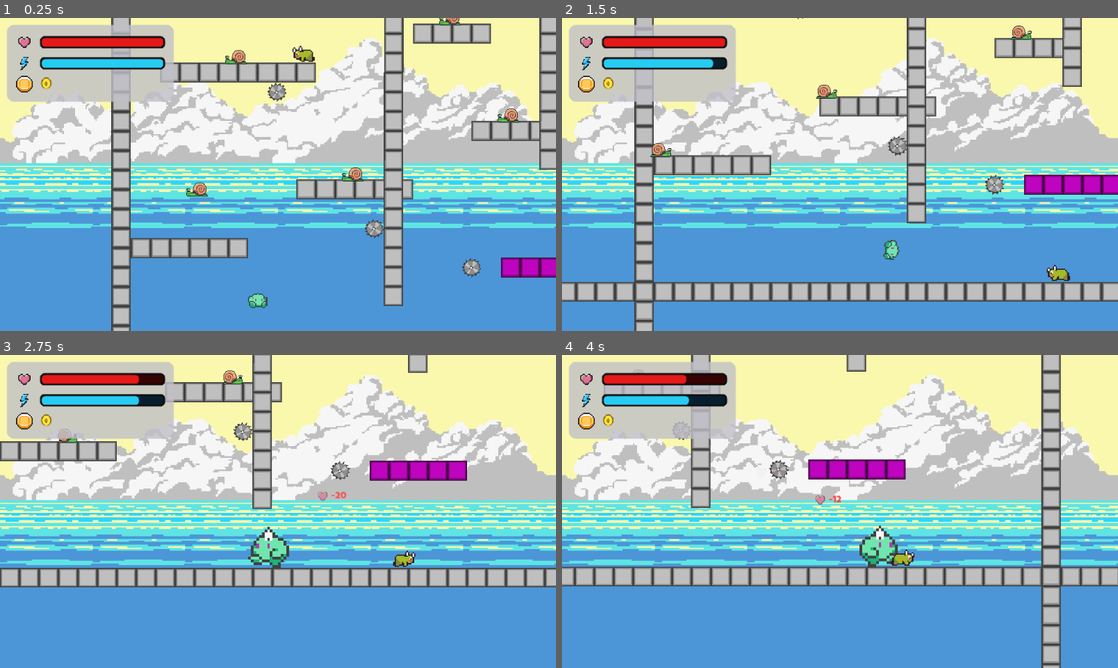
Above: before the commit, frames 1-4 (two rows, left to right).
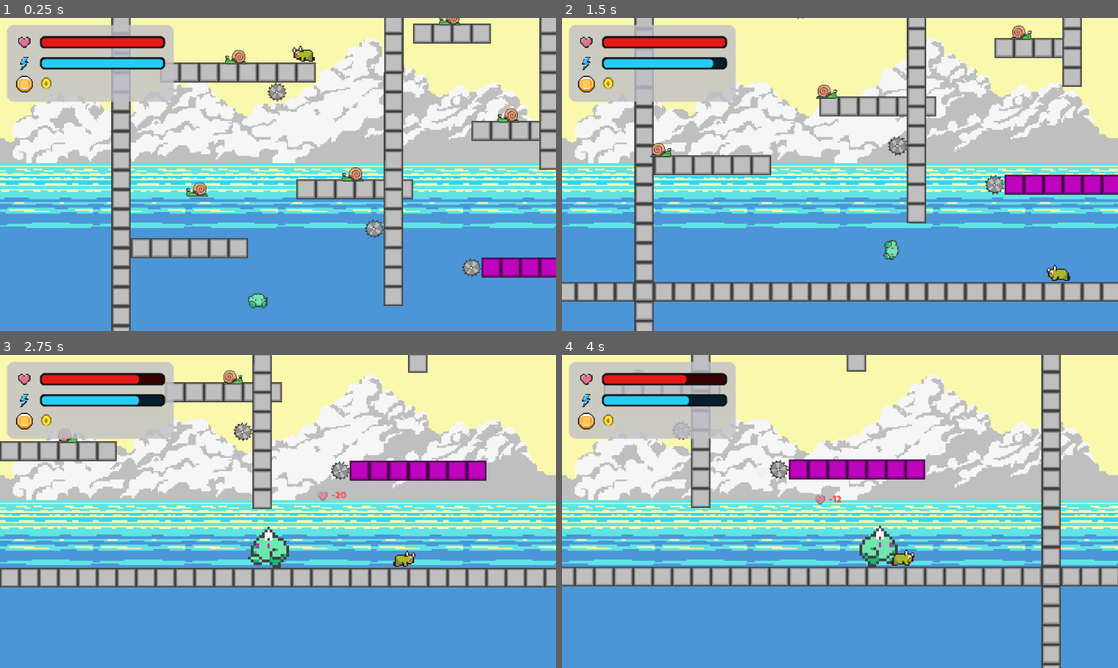
Above: after the commit, the same moments.

Repository: gavalanche87/puffle
Game: Godot game, scene res://scenes/VerticalTestScene.tscn
The game is run twice, just before and just after one commit, with the same random seed, the same clock (stepped at 60 frames per second) and the same inputs.
Inputs:
- Up to frame 1 (0.25 s): no input
- Up to frame 2 (1.5 s): tap Enter (ui_accept) at 0.5, 0.77 s; hold Right (ui_right) from 0.53 s (still down); tap Z (toggle_mode) at 0.6, 1.35 s
- Up to frame 3 (2.75 s): tap Enter (ui_accept) at 1.52 s; release Right (ui_right) at 2.03 s; hold Left (ui_left) from 2.03 s (still down); tap Z (toggle_mode) at 2.1 s
- Up to frame 4 (4 s): release Left (ui_left) at 2.78 s; hold Right (ui_right) from 2.78 s (still down); tap Z (toggle_mode) at 2.85, 3.6 s; tap Enter (ui_accept) at 3.02, 3.77 s

The runs differ from the first frame. In frame 1, 0.2% of the frame differs, in the area x 86-91%, y 76-84%; in frame 2, 0.2%; in frame 3, 0.5%, in the area x 62-88%, y 33-41%; in frame 4, 0.5%.

Commit message:
Update project config and vertical test scene

Diff:
--- a/project.godot
+++ b/project.godot
@@ -25,6 +25,10 @@
 window/size/window_width=640
 window/size/window_height=360
 
+[editor]
+
+movie_writer/movie_file="/Users/gavincampbell/Desktop/Godot/puffle/movie.avi"
+
 [physics]
 
 3d/physics_engine="Jolt Physics"
@@ -32,7 +36,7 @@
 [rendering]
 
 textures/canvas_textures/default_texture_filter=0
+rendering_device/driver.windows="d3d12"
+renderer/rendering_method="mobile"
 2d/snap/snap_2d_transforms_to_pixel=true
 2d/snap/snap_2d_vertices_to_pixel=true
-rendering_device/driver.windows="d3d12"
-renderer/rendering_method="mobile"
--- a/scenes/VerticalTestScene.tscn
+++ b/scenes/VerticalTestScene.tscn
@@ -67,11 +67,9 @@
 
 [node name="DestroyablePlatformA" parent="World/Platforms" unique_id=173608242 instance=ExtResource("destroyable_platform_scene")]
 position = Vector2(192, 160)
-length_tiles = 4
 
 [node name="DestroyablePlatformB" parent="World/Platforms" unique_id=1129467499 instance=ExtResource("destroyable_platform_scene")]
 position = Vector2(192, 608)
-length_tiles = 5
 
 [node name="PlatformF" parent="World/Platforms" unique_id=635516944 instance=ExtResource("platform_scene")]
 position = Vector2(-224, 128)
@@ -79,109 +77,109 @@
 
 [node name="PlatformG" parent="World/Platforms" unique_id=243383558 instance=ExtResource("platform_scene")]
 position = Vector2(128, 32)
-length_tiles = 6
+length_tiles = 4
 
 [node name="PlatformH" parent="World/Platforms" unique_id=1260171501 instance=ExtResource("platform_scene")]
-position = Vector2(-64, -64)
+position = Vector2(-64, -96)
 length_tiles = 8
 
 [node name="PlatformI" parent="World/Platforms" unique_id=1177325464 instance=ExtResource("platform_scene")]
 position = Vector2(224, -128)
 length_tiles = 3
 
-[node name="PlatformJ" parent="World/Platforms" instance=ExtResource("platform_scene")]
+[node name="PlatformJ" parent="World/Platforms" unique_id=1734530166 instance=ExtResource("platform_scene")]
 position = Vector2(-320, -256)
 length_tiles = 6
 
-[node name="PlatformK" parent="World/Platforms" instance=ExtResource("platform_scene")]
+[node name="PlatformK" parent="World/Platforms" unique_id=123274068 instance=ExtResource("platform_scene")]
 position = Vector2(32, -448)
 length_tiles = 4
 
-[node name="DestroyablePlatformC" parent="World/Platforms" instance=ExtResource("destroyable_platform_scene")]
+[node name="DestroyablePlatformC" parent="World/Platforms" unique_id=1153649272 instance=ExtResource("destroyable_platform_scene")]
 position = Vector2(192, -640)
 length_tiles = 4
 
-[node name="PlatformL" parent="World/Platforms" instance=ExtResource("platform_scene")]
+[node name="PlatformL" parent="World/Platforms" unique_id=698481026 instance=ExtResource("platform_scene")]
 position = Vector2(-224, -832)
 length_tiles = 5
 
-[node name="PlatformM" parent="World/Platforms" instance=ExtResource("platform_scene")]
+[node name="PlatformM" parent="World/Platforms" unique_id=1329339566 instance=ExtResource("platform_scene")]
 position = Vector2(160, -1024)
 length_tiles = 4
 
-[node name="DestroyablePlatformD" parent="World/Platforms" instance=ExtResource("destroyable_platform_scene")]
+[node name="DestroyablePlatformD" parent="World/Platforms" unique_id=248788960 instance=ExtResource("destroyable_platform_scene")]
 position = Vector2(-416, -1216)
 length_tiles = 6
 
-[node name="PlatformN" parent="World/Platforms" instance=ExtResource("platform_scene")]
+[node name="PlatformN" parent="World/Platforms" unique_id=569324829 instance=ExtResource("platform_scene")]
 position = Vector2(224, -1408)
 length_tiles = 4
 
-[node name="DestroyablePlatformE" parent="World/Platforms" instance=ExtResource("destroyable_platform_scene")]
+[node name="DestroyablePlatformE" parent="World/Platforms" unique_id=1616698182 instance=ExtResource("destroyable_platform_scene")]
 position = Vector2(-64, -1600)
 length_tiles = 5
 
-[node name="PlatformO" parent="World/Platforms" instance=ExtResource("platform_scene")]
+[node name="PlatformO" parent="World/Platforms" unique_id=1117589883 instance=ExtResource("platform_scene")]
 position = Vector2(256, -1792)
 length_tiles = 4
 
-[node name="PlatformP" parent="World/Platforms" instance=ExtResource("platform_scene")]
+[node name="PlatformP" parent="World/Platforms" unique_id=1835859364 instance=ExtResource("platform_scene")]
 position = Vector2(-256, -1984)
 length_tiles = 5
 
-[node name="DestroyablePlatformF" parent="World/Platforms" instance=ExtResource("destroyable_platform_scene")]
+[node name="DestroyablePlatformF" parent="World/Platforms" unique_id=604144997 instance=ExtResource("destroyable_platform_scene")]
 position = Vector2(128, -2176)
 length_tiles = 4
 
-[node name="PlatformQ" parent="World/Platforms" instance=ExtResource("platform_scene")]
+[node name="PlatformQ" parent="World/Platforms" unique_id=940980640 instance=ExtResource("platform_scene")]
 position = Vector2(-320, -2368)
 length_tiles = 6
 
-[node name="DestroyablePlatformG" parent="World/Platforms" instance=ExtResource("destroyable_platform_scene")]
+[node name="DestroyablePlatformG" parent="World/Platforms" unique_id=1875018661 instance=ExtResource("destroyable_platform_scene")]
 position = Vector2(32, -2560)
 length_tiles = 4
 
-[node name="PlatformR" parent="World/Platforms" instance=ExtResource("platform_scene")]
-position = Vector2(192, -2752)
-length_tiles = 4
-
-[node name="DestroyablePlatformH" parent="World/Platforms" instance=ExtResource("destroyable_platform_scene")]
+[node name="PlatformR" parent="World/Platforms" unique_id=24682169 instance=ExtResource("platform_scene")]
+position = Vector2(160, -2752)
+length_tiles = 4
+
+[node name="DestroyablePlatformH" parent="World/Platforms" unique_id=321012636 instance=ExtResource("destroyable_platform_scene")]
 position = Vector2(-192, -2944)
 length_tiles = 5
 
-[node name="PlatformS" parent="World/Platforms" instance=ExtResource("platform_scene")]
-position = Vector2(256, -3136)
-length_tiles = 4
-
-[node name="DestroyablePlatformI" parent="World/Platforms" instance=ExtResource("destroyable_platform_scene")]
+[node name="PlatformS" parent="World/Platforms" unique_id=1389734826 instance=ExtResource("platform_scene")]
+position = Vector2(288, -3136)
+length_tiles = 4
+
+[node name="DestroyablePlatformI" parent="World/Platforms" unique_id=366364771 instance=ExtResource("destroyable_platform_scene")]
 position = Vector2(-64, -3328)
 length_tiles = 5
 
-[node name="PlatformT" parent="World/Platforms" instance=ExtResource("platform_scene")]
+[node name="PlatformT" parent="World/Platforms" unique_id=2111407482 instance=ExtResource("platform_scene")]
 position = Vector2(224, -3520)
 length_tiles = 4
 
-[node name="DestroyablePlatformJ" parent="World/Platforms" instance=ExtResource("destroyable_platform_scene")]
+[node name="DestroyablePlatformJ" parent="World/Platforms" unique_id=1624706127 instance=ExtResource("destroyable_platform_scene")]
 position = Vector2(-320, -3712)
 length_tiles = 6
 
-[node name="PlatformU" parent="World/Platforms" instance=ExtResource("platform_scene")]
+[node name="PlatformU" parent="World/Platforms" unique_id=1988659695 instance=ExtResource("platform_scene")]
 position = Vector2(128, -3904)
 length_tiles = 4
 
-[node name="DestroyablePlatformK" parent="World/Platforms" instance=ExtResource("destroyable_platform_scene")]
+[node name="DestroyablePlatformK" parent="World/Platforms" unique_id=123607375 instance=ExtResource("destroyable_platform_scene")]
 position = Vector2(-224, -4096)
 length_tiles = 5
 
-[node name="PlatformV" parent="World/Platforms" instance=ExtResource("platform_scene")]
+[node name="PlatformV" parent="World/Platforms" unique_id=1636962991 instance=ExtResource("platform_scene")]
 position = Vector2(256, -4288)
 length_tiles = 4
 
-[node name="DestroyablePlatformL" parent="World/Platforms" instance=ExtResource("destroyable_platform_scene")]
+[node name="DestroyablePlatformL" parent="World/Platforms" unique_id=1165410817 instance=ExtResource("destroyable_platform_scene")]
 position = Vector2(-64, -4480)
 length_tiles = 5
 
-[node name="PlatformW" parent="World/Platforms" instance=ExtResource("platform_scene")]
+[node name="PlatformW" parent="World/Platforms" unique_id=1809846606 instance=ExtResource("platform_scene")]
 position = Vector2(192, -4672)
 length_tiles = 4
 
@@ -205,11 +203,11 @@
 length_tiles = 20
 collision_offset = Vector2(0, 0.33333588)
 
-[node name="InnerWallC" parent="World/Walls" instance=ExtResource("wall_scene")]
+[node name="InnerWallC" parent="World/Walls" unique_id=30100538 instance=ExtResource("wall_scene")]
 position = Vector2(-96, -1600)
 length_tiles = 40
 
-[node name="InnerWallD" parent="World/Walls" instance=ExtResource("wall_scene")]
+[node name="InnerWallD" parent="World/Walls" unique_id=1816803324 instance=ExtResource("wall_scene")]
 position = Vector2(224, -3200)
 length_tiles = 40
 
@@ -249,76 +247,76 @@
 [node name="GreenEnemyB" parent="World/Enemies" unique_id=2052163917 instance=ExtResource("9")]
 position = Vector2(256, 736)
 
-[node name="EnemyJ" parent="World/Enemies" instance=ExtResource("2")]
+[node name="EnemyJ" parent="World/Enemies" unique_id=201743110 instance=ExtResource("2")]
 position = Vector2(-320, -256)
 
-[node name="EnemyK" parent="World/Enemies" instance=ExtResource("2")]
+[node name="EnemyK" parent="World/Enemies" unique_id=267262016 instance=ExtResource("2")]
 position = Vector2(32, -448)
 
-[node name="GreenEnemyC" parent="World/Enemies" instance=ExtResource("9")]
+[node name="GreenEnemyC" parent="World/Enemies" unique_id=181347203 instance=ExtResource("9")]
 position = Vector2(192, -640)
 
-[node name="EnemyL" parent="World/Enemies" instance=ExtResource("2")]
+[node name="EnemyL" parent="World/Enemies" unique_id=651830715 instance=ExtResource("2")]
 position = Vector2(-224, -832)
 
-[node name="GreenEnemyD" parent="World/Enemies" instance=ExtResource("9")]
+[node name="GreenEnemyD" parent="World/Enemies" unique_id=2035644653 instance=ExtResource("9")]
 position = Vector2(160, -1024)
 
-[node name="EnemyM" parent="World/Enemies" instance=ExtResource("2")]
+[node name="EnemyM" parent="World/Enemies" unique_id=1485476803 instance=ExtResource("2")]
 position = Vector2(-416, -1216)
 
-[node name="EnemyN" parent="World/Enemies" instance=ExtResource("2")]
+[node name="EnemyN" parent="World/Enemies" unique_id=244725937 instance=ExtResource("2")]
 position = Vector2(224, -1408)
 
-[node name="GreenEnemyE" parent="World/Enemies" instance=ExtResource("9")]
+[node name="GreenEnemyE" parent="World/Enemies" unique_id=1777990102 instance=ExtResource("9")]
 position = Vector2(-64, -1600)
 
-[node name="EnemyO" parent="World/Enemies" instance=ExtResource("2")]
+[node name="EnemyO" parent="World/Enemies" unique_id=1471348371 instance=ExtResource("2")]
 position = Vector2(256, -1792)
 
-[node name="GreenEnemyF" parent="World/Enemies" instance=ExtResource("9")]
+[node name="GreenEnemyF" parent="World/Enemies" unique_id=1634257286 instance=ExtResource("9")]
 position = Vector2(-256, -1984)
 
-[node name="EnemyP" parent="World/Enemies" instance=ExtResource("2")]
+[node name="EnemyP" parent="World/Enemies" unique_id=1586077979 instance=ExtResource("2")]
 position = Vector2(128, -2176)
 
-[node name="GreenEnemyG" parent="World/Enemies" instance=ExtResource("9")]
+[node name="GreenEnemyG" parent="World/Enemies" unique_id=47339539 instance=ExtResource("9")]
 position = Vector2(-320, -2368)
 
-[node name="EnemyQ" parent="World/Enemies" instance=ExtResource("2")]
+[node name="EnemyQ" parent="World/Enemies" unique_id=1739583922 instance=ExtResource("2")]
 position = Vector2(32, -2560)
 
-[node name="GreenEnemyH" parent="World/Enemies" instance=ExtResource("9")]
+[node name="GreenEnemyH" parent="World/Enemies" unique_id=984596690 instance=ExtResource("9")]
 position = Vector2(192, -2752)
 
-[node name="EnemyR" parent="World/Enemies" instance=ExtResource("2")]
+[node name="EnemyR" parent="World/Enemies" unique_id=228496754 instance=ExtResource("2")]
 position = Vector2(-192, -2944)
 
-[node name="GreenEnemyI" parent="World/Enemies" instance=ExtResource("9")]
+[node name="GreenEnemyI" parent="World/Enemies" unique_id=1124074412 instance=ExtResource("9")]
 position = Vector2(256, -3136)
 
-[node name="EnemyS" parent="World/Enemies" instance=ExtResource("2")]
+[node name="EnemyS" parent="World/Enemies" unique_id=882553359 instance=ExtResource("2")]
 position = Vector2(-64, -3328)
 
-[node name="GreenEnemyJ" parent="World/Enemies" instance=ExtResource("9")]
+[node name="GreenEnemyJ" parent="World/Enemies" unique_id=1934450394 instance=ExtResource("9")]
 position = Vector2(224, -3520)
 
-[node name="EnemyT" parent="World/Enemies" instance=ExtResource("2")]
+[node name="EnemyT" parent="World/Enemies" unique_id=608166624 instance=ExtResource("2")]
 position = Vector2(-320, -3712)
 
-[node name="GreenEnemyK" parent="World/Enemies" instance=ExtResource("9")]
+[node name="GreenEnemyK" parent="World/Enemies" unique_id=1846378391 instance=ExtResource("9")]
 position = Vector2(128, -3904)
 
-[node name="EnemyU" parent="World/Enemies" instance=ExtResource("2")]
+[node name="EnemyU" parent="World/Enemies" unique_id=1044346182 instance=ExtResource("2")]
 position = Vector2(-224, -4096)
 
-[node name="GreenEnemyL" parent="World/Enemies" instance=ExtResource("9")]
+[node name="GreenEnemyL" parent="World/Enemies" unique_id=2138519565 instance=ExtResource("9")]
 position = Vector2(256, -4288)
 
-[node name="EnemyV" parent="World/Enemies" instance=ExtResource("2")]
+[node name="EnemyV" parent="World/Enemies" unique_id=1919421574 instance=ExtResource("2")]
 position = Vector2(-64, -4480)
 
-[node name="GreenEnemyM" parent="World/Enemies" instance=ExtResource("9")]
+[node name="GreenEnemyM" parent="World/Enemies" unique_id=820040199 instance=ExtResource("9")]
 position = Vector2(192, -4672)
 
 [node name="Hazards" type="Node2D" parent="World" unique_id=171441725]
